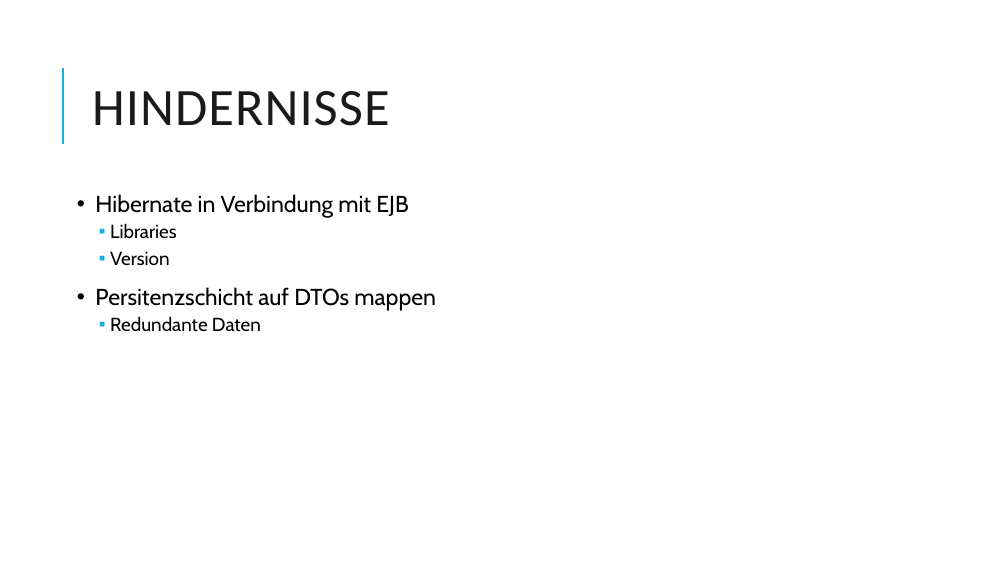
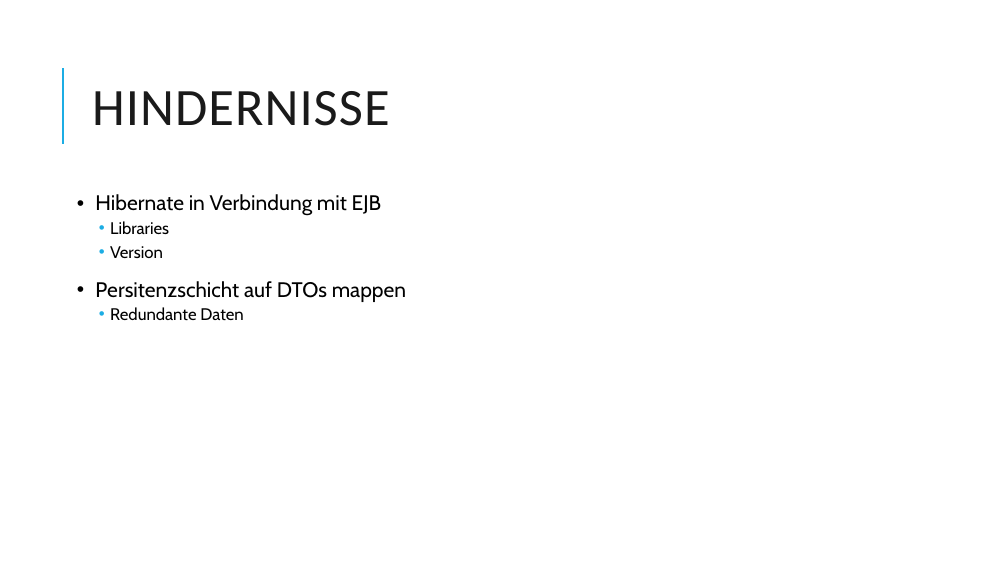
Before and after one commit to Dabjazz/SportsClubManager, a slide deck: slide 12 of Presentation/Presentation.pptx. Drawn at 1008x567 pixels with LibreOffice and Linux fonts; fonts in the diff are those of the drawing. Boxes give left, top, right and bottom in pixels: in the first picture for what was removed or moved away, otherwise in the second. Text is boxed around its words. In the diff, an @@ line names an element or a change of style, - is before the commit and + after.

```diff
--- a/Presentation/Presentation.pptx
+++ b/Presentation/Presentation.pptx
@@ text "Hibernate in Verbindung mit EJB" at bbox=[95, 194, 406, 321]: size 22 to 20 pt in "Hibernate in Verbindung mit EJB", "Persitenzschicht auf DTOs mappen"; size 18 to 16 pt in "Libraries", "Version", "Redundante Daten"; bullet ▪ to • @@
```
Also in this commit, not shown: 5 other slides changed, 2 other files.
